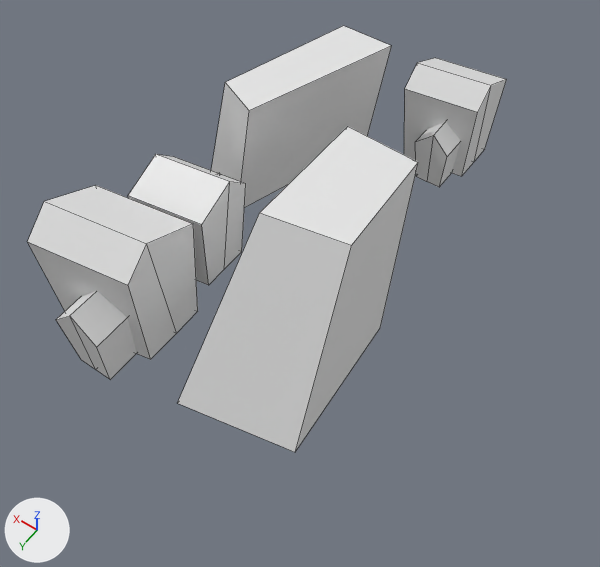
What one commit did to the Blender file Assets/3D_char/terrain.blend.
Both versions are drawn from a 50 mm camera at (-6.34, 11.02, 17.25) aimed at (0.95, 0.82, 1.22). Every picture has the same lights, and +X, +Y and +Z are marked at lower left. Mesh edges are drawn as thin lines.
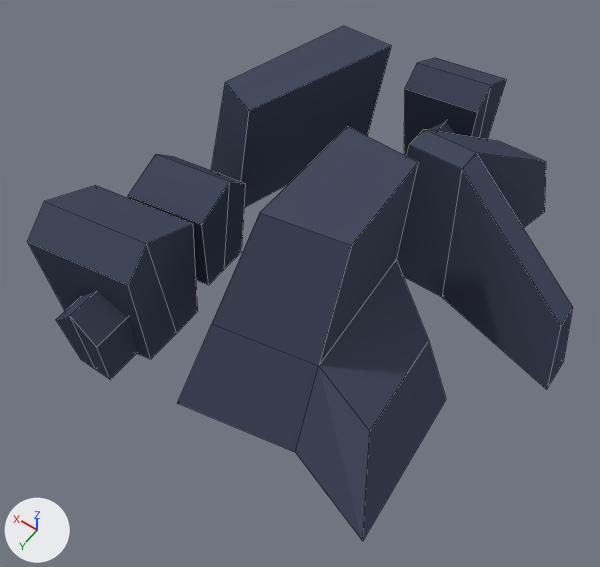
Where the newer file only moved an object's origin or applied its transform, the numbers keep the older frame.

Location of each change, [x1, y1, x2, y2] in pixels of the pictures (600 x 567 px):
'Cube.002', reshaped (12% wider, 27% taller)
    before: [178, 126, 418, 452]
    after: [178, 126, 446, 541]
'Cube.004', added (blue)
    after: [396, 129, 573, 389]
'Cube.003', recoloured (white to blue)
    both: [27, 185, 198, 380]
'Cube', recoloured (white to blue)
    both: [211, 26, 392, 208]
'Cube.001', recoloured (white to blue)
    both: [404, 58, 507, 187]
'Cube.000', recoloured (white to blue)
    both: [128, 154, 246, 285]
part 1 of me_cube_004, built on
    before: [178, 163, 418, 452]
    after: [178, 163, 446, 541]
part 2 of me_cube_004, recoloured (white to blue)
    both: [260, 126, 418, 245]

What changed in the scene script:
```text
Add mat_material:
    mat_material = diffuse_material('Material')
    mat_material.base_color = (0.0598, 0.0733, 0.115)  # dark blue #454d5f
Change me_cube_004:
    used by ob_cube_002; location = (1.53, 2.18, 2.37); rotation_euler = (0.0, 0.0, -2.809), in degrees (0, 0, -161)
    remove me_cube_004.from_pydata(...)  # 8 vertices, 6 faces; spans x -1.04..3.27, y -2.67..3.04, z -2.37..2.37
    add me_cube_004.from_pydata(...)  # 16 vertices, 14 faces; spans x -1.04..5.03, y -4.25..3.04, z -2.37..2.37
    me_cube_004 part 1
    4 faces are deleted
    8 vertices are added at x -0.36..5.03, y -4.25..2.55, z -2.37..-0.23
    12 new faces join them
    me_cube_004 part 2: 2 faces spanning x -1.04..3.27, y -2.67..3.04, z -2.37..2.37 switch from no material to mat_material (dark blue #454d5f)
Change me_cube_003:
    where me_cube_003.from_pydata(...)  # 8 vertices, 6 faces; spans x 2.2..5.87, y -5.45..-0.85, z 0.0..4.17
    add me_cube_003.materials.append(mat_material)  # dark blue #454d5f
Change me_cube_002:
    where me_cube_002.from_pydata(...)  # 24 vertices, 20 faces; spans x 3.24..5.32, y -0.53..1.91, z 0.0..3.1
    add me_cube_002.materials.append(mat_material)  # dark blue #454d5f
Change me_cube_005:
    where me_cube_005.from_pydata(...)  # 24 vertices, 20 faces; spans x -1.16..0.92, y -0.96..1.48, z -1.07..2.03
    add me_cube_005.materials.append(mat_material)  # dark blue #454d5f
Change me_cube_006:
    where me_cube_006.from_pydata(...)  # 24 vertices, 20 faces; spans x -1.5..1.2, y -1.24..1.92, z -1.39..2.63
    add me_cube_006.materials.append(mat_material)  # dark blue #454d5f
Add me_cube:
    me_cube.from_pydata([(-2.62, -6.05, 0.0), (-2.31, -5.74, 2.0), (-1.77, -1.73, 0.0), (-1.45, -2.05, 4.16), (-0.62, -6.05, 0.0), (-0.94, -5.74, 2.0), (0.23, -1.73, 0.0), (-0.08, -2.05, 4.16), (-1.77, -2.69, 0.0), (-1.45, -2.7, 4.16), (0.23, -2.69, 0.0), (-0.08, -2.7, 4.16), (-4.84, -1.74, 2.0), (-4.84, -1.08, 2.0), (-5.16, -0.77, 0.0), (-5.16, -1.72, 0.0)], [], [(9, 3, 13, 12), (2, 3, 7, 6), (10, 11, 5, 4), (4, 5, 1, 0), (8, 10, 4, 0), (11, 9, 1, 5), (7, 3, 9, 11), (2, 6, 10, 8), (6, 7, 11, 10), (0, 1, 9, 8), (15, 12, 13, 14), (3, 2, 14, 13), (2, 8, 15, 14), (8, 9, 12, 15)])
    me_cube.materials.append(mat_material)  # dark blue #454d5f
Add ob_cube_004:
    ob_cube_004 = bpy.data.objects.new('Cube.004', me_cube)
    ob_cube_004.location = (0.0, 0.0, 0.0)
```
